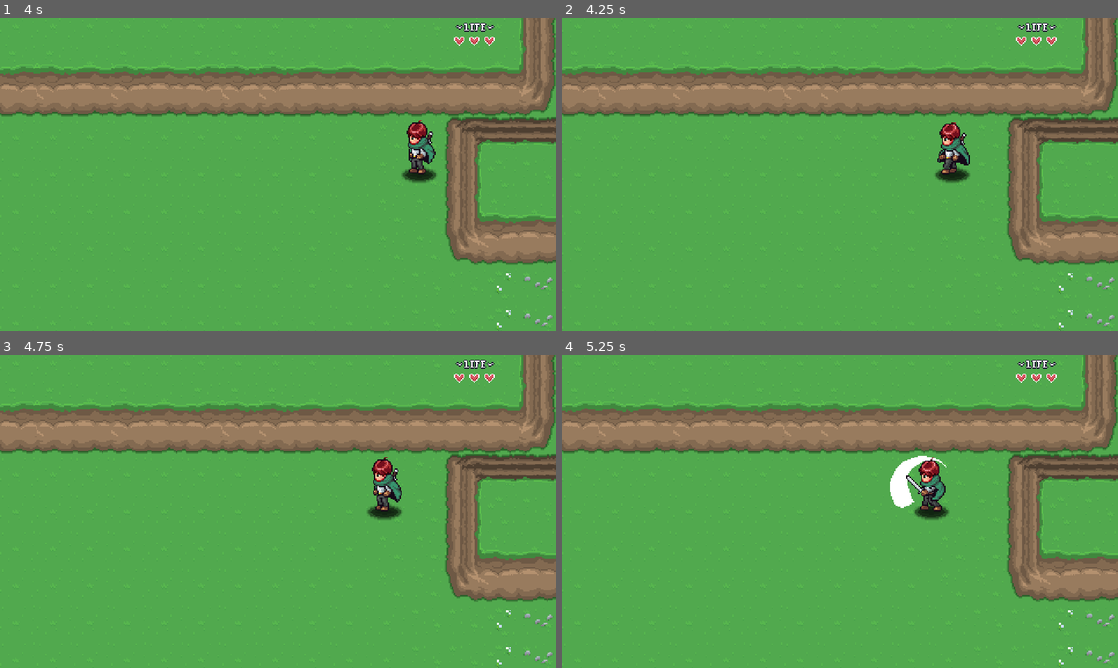
Above: before the commit, frames 1-4 (two rows, left to right).
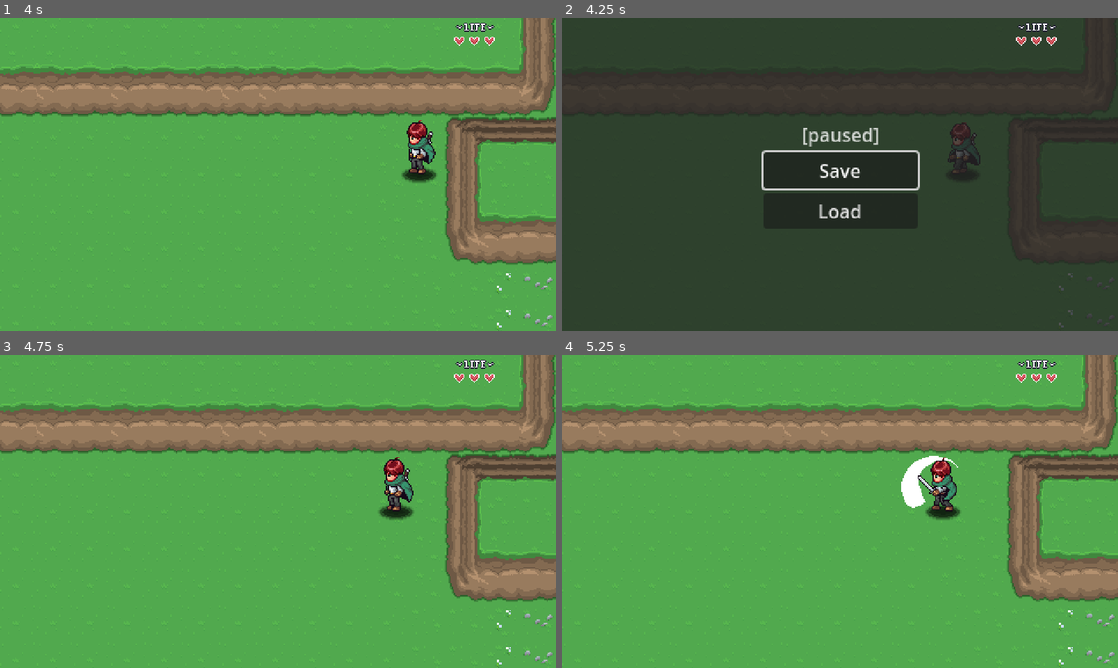
Above: after the commit, the same moments.

Repository: wangwenhao/aarpg
Game: Godot game, scene res://Levels/Area01/01.tscn
Two runs of this game, one before a commit and one after it. Both use one fixed random seed, a clock stepped at 60 frames per second and the inputs below.
Inputs (mouse positions are in pixels of both pictures, inside the frame that each line leads up to):
- Up to frame 1 (4 s): tap Enter at 0.5 s; hold D (right) 0.53-1.28 s; hold J (attack) 0.53-1.28 s; hold S (down) 1.28-2.03 s; tap J (attack) at 1.35, 2.85 s; hold D (right) 2.03-2.78 s; hold J (attack) 2.03-2.78 s; hold W (up) 2.78-3.53 s; hold A (left) from 3.53 s (still down); hold J (attack) from 3.53 s (still down)
- Up to frame 2 (4.25 s): keep holding A (left); keep holding J (attack); tap Escape (pause, bound only after the commit) at 4.15 s
- Up to frame 3 (4.75 s): release A (left) at 4.25 s; release J (attack) at 4.25 s; click (278, 508) at 4.25 s, where only the run after the commit has a clickable "Save"
- Up to frame 4 (5.25 s): hold A (left) from 5.03 s (still down); tap J (attack) at 5.1 s

Frame 1 is identical in both runs. In frame 2, 100% of the frame differs, in the area x 0-100%, y 0-100%; in frame 3, 1.1%; in frame 4, 1.7%.

Commit message:
存档和读档系统

Diff:
--- a/00_Globals/global_player_manager.gd
+++ b/00_Globals/global_player_manager.gd
@@ -15,12 +15,16 @@
 func add_player_instance() -> void:
 	player = PLAYER.instantiate()
 	add_child(player)
-	pass
+
+
+func set_health(hp: int, max_hp: int) -> void:
+	player.max_hp = max_hp
+	player.hp = hp
+	player.update_hp(0)
 
 
 func set_player_position(new_position: Vector2) -> void:
 	player.global_position = new_position
-	pass
 
 
 func set_as_parent(parent: Node2D) -> void:
--- /dev/null
+++ b/00_Globals/global_save_manager.gd
@@ -0,0 +1,57 @@
+extends Node
+
+const SAVE_PATH = "user://"
+
+signal game_loaded
+signal game_saved
+
+var current_save: Dictionary = {
+	scene_path = "",
+	player = {
+		hp = 1,
+		max_hp = 1,
+		pos_x = 0,
+		pos_y = 0
+	},
+	items = [],
+	persistence = [],
+	quests = []
+}
+
+func save_game() -> void:
+	update_scene_path()
+	update_player_data()
+	var file := FileAccess.open(SAVE_PATH + "save.sav", FileAccess.WRITE)
+	var save_json = JSON.stringify(current_save)
+	file.store_line(save_json)
+	game_saved.emit()
+
+func load_game() -> void:
+	var file := FileAccess.open(SAVE_PATH + "save.sav", FileAccess.READ)
+	var json := JSON.new()
+	json.parse(file.get_line())
+	var save_dict : Dictionary = json.data as Dictionary
+	current_save = save_dict
+
+	LevelManager.load_new_level(current_save.scene_path, "", Vector2.ZERO)
+	await LevelManager.level_load_started
+	PlayerManager.set_player_position(Vector2(current_save.player.pos_x, current_save.player.pos_y))
+	PlayerManager.set_health(current_save.player.hp, current_save.player.max_hp)
+	await LevelManager.level_loaded
+
+	game_loaded.emit()
+
+
+func update_player_data() -> void:
+	var player: Player = PlayerManager.player
+	current_save.player.hp = player.hp
+	current_save.player.max_hp = player.max_hp
+	current_save.player.pos_x = player.global_position.x
+	current_save.player.pos_y = player.global_position.y
+
+func update_scene_path() -> void:
+	var path: String = ""
+	for child in get_tree().root.get_children():
+		if child is Level:
+			path = child.scene_file_path
+	current_save.scene_path = path
--- /dev/null
+++ b/GUI/PauseMenu/pause_menu.gd
@@ -0,0 +1,44 @@
+extends CanvasLayer
+
+@onready var button_save: Button = $VBoxContainer/Button_Save
+@onready var button_load: Button = $VBoxContainer/Button_Load
+
+var is_paused: bool = false
+
+func _ready() -> void:
+	hide_pause_menu()
+
+
+func _unhandled_input(event: InputEvent) -> void:
+	if event.is_action_pressed("pause"):
+		if is_paused:
+			hide_pause_menu()
+		else:
+			show_pause_menu()
+		get_viewport().set_input_as_handled()
+
+func show_pause_menu() -> void:
+	get_tree().paused = true
+	visible = true
+	is_paused = true
+	button_save.grab_focus()
+
+func hide_pause_menu() -> void:
+	get_tree().paused = false
+	visible = false
+	is_paused = false
+
+
+func _on_button_save_pressed() -> void:
+	if !is_paused:
+		return
+	SaveManager.save_game()
+	hide_pause_menu()
+
+
+func _on_button_load_pressed() -> void:
+	if !is_paused:
+		return
+	SaveManager.load_game()
+	await LevelManager.level_load_started
+	hide_pause_menu()
--- /dev/null
+++ b/GUI/PauseMenu/pause_menu.tscn
@@ -0,0 +1,45 @@
+[gd_scene load_steps=2 format=3 uid="uid://bbm18fuplaygr"]
+
+[ext_resource type="Script" uid="uid://ctlhqavaisjyi" path="res://GUI/PauseMenu/pause_menu.gd" id="1_2mjep"]
+
+[node name="PauseMenu" type="CanvasLayer"]
+process_mode = 3
+script = ExtResource("1_2mjep")
+
+[node name="ColorRect" type="ColorRect" parent="."]
+anchors_preset = 15
+anchor_right = 1.0
+anchor_bottom = 1.0
+grow_horizontal = 2
+grow_vertical = 2
+color = Color(0.14117648, 0.14117648, 0.14117648, 0.78431374)
+
+[node name="VBoxContainer" type="VBoxContainer" parent="."]
+anchors_preset = 8
+anchor_left = 0.5
+anchor_top = 0.5
+anchor_right = 0.5
+anchor_bottom = 0.5
+offset_left = -66.5
+offset_top = -46.5
+offset_right = 66.5
+offset_bottom = 46.5
+grow_horizontal = 2
+grow_vertical = 2
+
+[node name="Label" type="Label" parent="VBoxContainer"]
+modulate = Color(1, 1, 1, 0.78431374)
+layout_mode = 2
+text = "[paused]"
+horizontal_alignment = 1
+
+[node name="Button_Save" type="Button" parent="VBoxContainer"]
+layout_mode = 2
+text = "Save"
+
+[node name="Button_Load" type="Button" parent="VBoxContainer"]
+layout_mode = 2
+text = "Load"
+
+[connection signal="pressed" from="VBoxContainer/Button_Save" to="." method="_on_button_save_pressed"]
+[connection signal="pressed" from="VBoxContainer/Button_Load" to="." method="_on_button_load_pressed"]
--- a/GUI/PlayerHUD/player_hud.tscn
+++ b/GUI/PlayerHUD/player_hud.tscn
@@ -15,6 +15,7 @@
 anchor_bottom = 1.0
 grow_horizontal = 2
 grow_vertical = 2
+mouse_filter = 2
 
 [node name="Sprite2D" type="Sprite2D" parent="Control"]
 position = Vector2(410, 8)
--- a/project.godot
+++ b/project.godot
@@ -21,6 +21,8 @@
 PlayerHud="*res://GUI/PlayerHUD/player_hud.tscn"
 PlayerManager="*res://00_Globals/global_player_manager.gd"
 SceneTransition="*res://GUI/SceneTransition/scene_transition.tscn"
+SaveManager="*res://00_Globals/global_save_manager.gd"
+PauseMenu="*res://GUI/PauseMenu/pause_menu.tscn"
 
 [display]
 
@@ -61,6 +63,11 @@
 "events": [Object(InputEventKey,"resource_local_to_scene":false,"resource_name":"","device":-1,"window_id":0,"alt_press …(192 unchanged characters)…
 ]
 }
+pause={
+"deadzone": 0.2,
+"events": [Object(InputEventKey,"resource_local_to_scene":false,"resource_name":"","device":-1,"window_id":0,"alt_pressed":false,"shift_pressed":false,"ctrl_pressed":false,"meta_pressed":false,"pressed":false,"keycode":0,"physical_keycode":4194305,"key_label":0,"unicode":0,"location":0,"echo":false,"script":null)
+]
+}
 
 [layer_names]
 
Not shown, added: 00_Globals/global_save_manager.gd.uid
Not shown, added: GUI/PauseMenu/pause_menu.gd.uid
